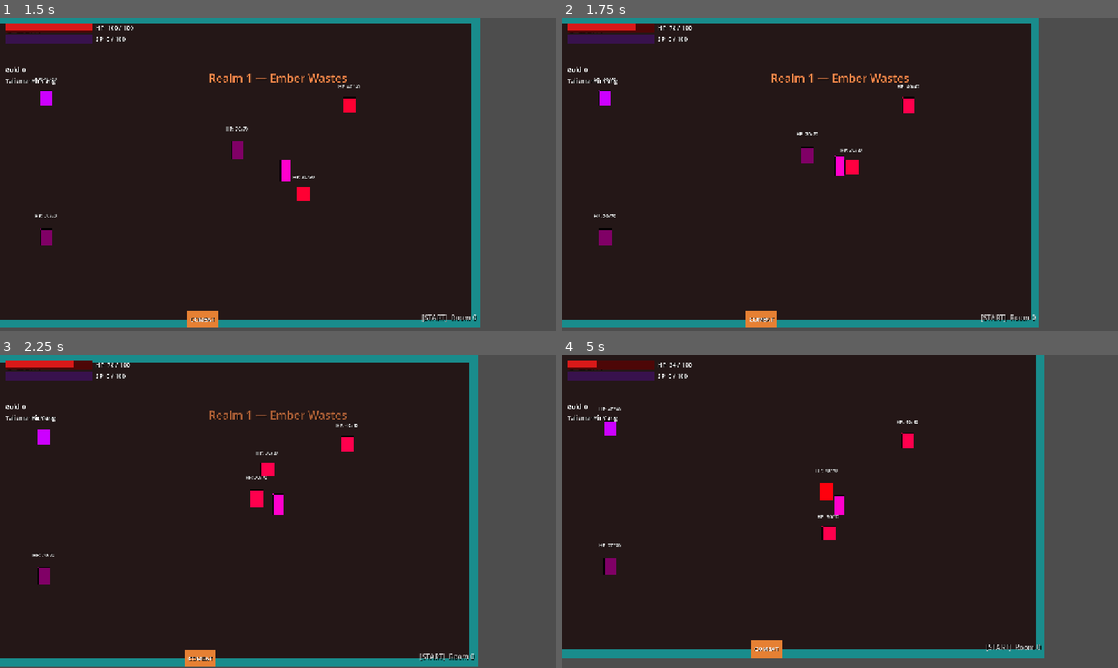
Above: before the commit, frames 1-4 (two rows, left to right).
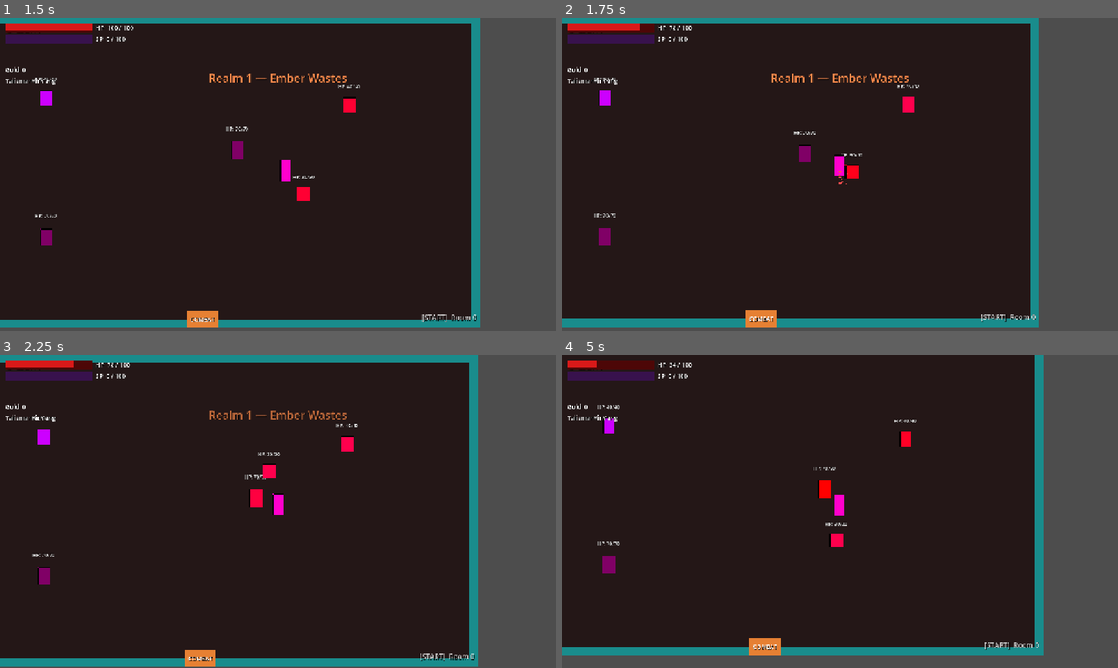
Above: after the commit, the same moments.

Repository: KarnamV/chan-inspo
Game: Godot game, scene res://scenes/TestRoom.tscn
Two runs of this game, one before a commit and one after it. Both use one fixed random seed, a clock stepped at 60 frames per second and the inputs below.
Inputs:
- Up to frame 1 (1.5 s): tap Enter at 0.5 s; hold D (move_right) 0.53-1.28 s; hold V (attack_dash) 0.53-1.28 s; hold S (move_down) from 1.28 s (still down); tap X (attack_kick) at 1.35 s
- Up to frame 2 (1.75 s): keep holding S (move_down)
- Up to frame 3 (2.25 s): release S (move_down) at 2.03 s; hold D (move_right) from 2.03 s (still down); hold Z (attack_punch) from 2.03 s (still down)
- Up to frame 4 (5 s): release D (move_right) at 2.78 s; release Z (attack_punch) at 2.78 s; hold W (move_up) 2.78-3.53 s; tap C (attack_throw) at 2.85 s; hold Q (block) 3.53-4.28 s; hold A (move_left) from 3.53 s (still down); tap Space (dodge) at 4.25, 4.35 s

Frame 1 is identical in both runs. In frame 2, 1.1% of the frame differs, in the area x 0-86%, y 1-98%; in frame 3, 0.2%; in frame 4, 2.7%, in the area x 0-87%, y 0-97%.

Commit message:
Add VFX: particles, screen shake, hitstop (Phase 4)
FX.gd is a new AutoLoad juice helper: shake() drives the player's Camera2D
offset with a decaying random kick; hitstop() briefly drops Engine.time_scale
using a real-time, token-guarded timer; spark() emits a one-shot CPUParticles2D
burst at a world position and auto-frees it.

Wired into combat: enemy hits (shake + spark), enemy deaths (bigger shake +
hitstop + burst), player hits (shake + hitstop + spark), big >=30-damage hits
(extra hitstop), and coin pickups (gold sparkle). The Player registers its
camera with FX on ready.

Co-Authored-By: Claude Opus 4.8 <noreply@anthropic.com>

Diff:
--- a/game/project.godot
+++ b/game/project.godot
@@ -25,6 +25,7 @@
 
 RunStats="*res://scripts/RunStats.gd"
 MetaProgress="*res://scripts/MetaProgress.gd"
+FX="*res://scripts/FX.gd"
 
 [display]
 
--- a/game/scripts/EnemyBase.gd
+++ b/game/scripts/EnemyBase.gd
@@ -105,6 +105,9 @@
 	current_hp -= dmg
 	_refresh_label()
 	_flash_red()
+	# Impact juice: light shake + a spark burst at the hit location.
+	FX.shake(3.5)
+	FX.spark(global_position, Color(1.0, 0.85, 0.4, 1.0), 8, 130.0)
 	if current_hp <= 0:
 		_die()
 
@@ -115,6 +118,11 @@
 	_is_dead = true
 
 	print("[%s] %s destroyed." % [get_script().resource_path.get_file(), name])
+
+	# Death juice: stronger shake, a brief hitstop, and a red burst.
+	FX.shake(8.0)
+	FX.hitstop(0.07)
+	FX.spark(global_position, Color(1.0, 0.35, 0.3, 1.0), 18, 200.0)
 
 	# Disable physics + collision so the enemy stops interacting.
 	set_process(false)
--- /dev/null
+++ b/game/scripts/FX.gd
@@ -0,0 +1,97 @@
+## FX.gd — AutoLoad juice helper: screen shake, hitstop, and particle bursts.
+##
+## Call from anywhere:
+##   FX.shake(6.0)                       # kick the camera
+##   FX.hitstop(0.06)                    # brief time freeze on impact
+##   FX.spark(pos, Color.ORANGE, 12)     # one-shot particle burst at a world pos
+##
+## The Player registers its Camera2D via FX.register_camera() on _ready.
+##
+## AutoLoad name: FX
+## Register in project.godot: autoload/FX="*res://scripts/FX.gd"
+
+extends Node
+
+# ---------------------------------------------------------------------------
+# Screen shake
+# ---------------------------------------------------------------------------
+var _camera: Camera2D = null
+var _shake_strength: float = 0.0
+const SHAKE_DECAY: float = 58.0   # pixels per second the shake fades
+
+# ---------------------------------------------------------------------------
+# Hitstop
+# ---------------------------------------------------------------------------
+var _hitstop_token: int = 0
+
+
+func _process(delta: float) -> void:
+	if _shake_strength <= 0.0:
+		return
+	if not is_instance_valid(_camera):
+		_shake_strength = 0.0
+		return
+	_camera.offset = Vector2(randf_range(-1.0, 1.0), randf_range(-1.0, 1.0)) * _shake_strength
+	_shake_strength = move_toward(_shake_strength, 0.0, SHAKE_DECAY * delta)
+	if _shake_strength <= 0.1:
+		_shake_strength = 0.0
+		_camera.offset = Vector2.ZERO
+
+
+# ---------------------------------------------------------------------------
+# Public API
+# ---------------------------------------------------------------------------
+
+## The Player calls this so shake can drive its camera.
+func register_camera(cam: Camera2D) -> void:
+	_camera = cam
+
+
+## Kick the camera. Repeated calls take the strongest pending strength.
+func shake(strength: float) -> void:
+	_shake_strength = maxf(_shake_strength, strength)
+
+
+## Briefly slow time for impact. Uses a real-time (time-scale-ignoring) timer so
+## the freeze has a fixed wall-clock length. Overlapping calls are token-guarded
+## so an earlier, shorter hitstop can't restore time mid-way through a later one.
+func hitstop(duration: float = 0.06, scale: float = 0.05) -> void:
+	_hitstop_token += 1
+	var my_token: int = _hitstop_token
+	Engine.time_scale = scale
+	# create_timer(sec, process_always, process_in_physics, ignore_time_scale)
+	await get_tree().create_timer(duration, true, false, true).timeout
+	if my_token == _hitstop_token:
+		Engine.time_scale = 1.0
+
+
+## One-shot particle burst at a world position, parented to the current scene.
+func spark(world_pos: Vector2, color: Color = Color.WHITE, amount: int = 10, speed: float = 150.0) -> void:
+	var scene: Node = get_tree().current_scene
+	if scene == null:
+		return
+
+	var p: CPUParticles2D = CPUParticles2D.new()
+	p.emitting = false
+	p.one_shot = true
+	p.explosiveness = 1.0
+	p.amount = amount
+	p.lifetime = 0.35
+	p.direction = Vector2.ZERO
+	p.spread = 180.0
+	p.initial_velocity_min = speed * 0.4
+	p.initial_velocity_max = speed
+	p.gravity = Vector2.ZERO
+	p.damping_min = 40.0
+	p.damping_max = 80.0
+	p.scale_amount_min = 1.5
+	p.scale_amount_max = 3.0
+	p.color = color
+	p.z_index = 10
+
+	scene.add_child(p)
+	p.global_position = world_pos
+	p.emitting = true
+
+	# Free once the burst has finished playing.
+	get_tree().create_timer(0.8).timeout.connect(p.queue_free)
--- a/game/scripts/GoldPickup.gd
+++ b/game/scripts/GoldPickup.gd
@@ -85,6 +85,7 @@
 		return
 	_collected = true
 	RunStats.add_gold(value)
+	FX.spark(global_position, Color(1.0, 0.85, 0.25, 1.0), 5, 90.0)
 
 	# Rise + fade, then free.
 	var tween: Tween = create_tween()
--- a/game/scripts/Player.gd
+++ b/game/scripts/Player.gd
@@ -126,6 +126,9 @@
 
 func _ready() -> void:
 	add_to_group("player")
+	# Register our camera with the FX helper so hits can shake the screen.
+	if has_node("Camera2D"):
+		FX.register_camera($Camera2D)
 	hitbox_area.monitoring = false
 	hitbox_shape.disabled = true
 	hitbox_area.body_entered.connect(_on_hitbox_body_entered)
@@ -320,6 +323,11 @@
 	emit_signal("attack_landed", _current_attack_name, _current_attack_damage, body.global_position)
 	_register_hit(_current_attack_name)
 
+	# Big hits (counters / talisman-boosted) get extra punch via hitstop + shake.
+	if _current_attack_damage >= 30:
+		FX.shake(5.0)
+		FX.hitstop(0.05)
+
 	# SnakeCoil: chain lightning to nearby enemies after the primary hit.
 	# The SnakeCoil talisman may be in any slot (not necessarily the active one),
 	# so search all player children for the fire_chain method.
@@ -557,6 +565,10 @@
 	# fires for unblocked, non-dodge hits.
 	current_hp = max(0, current_hp - damage)
 	emit_signal("health_updated", current_hp, max_hp)
+	# Taking a hit shakes the screen and jolts time briefly.
+	FX.shake(6.0)
+	FX.hitstop(0.05)
+	FX.spark(global_position, Color(1.0, 0.3, 0.3, 1.0), 10, 150.0)
 	if current_hp <= 0:
 		die()
 
Not shown, changed: kanban.html
